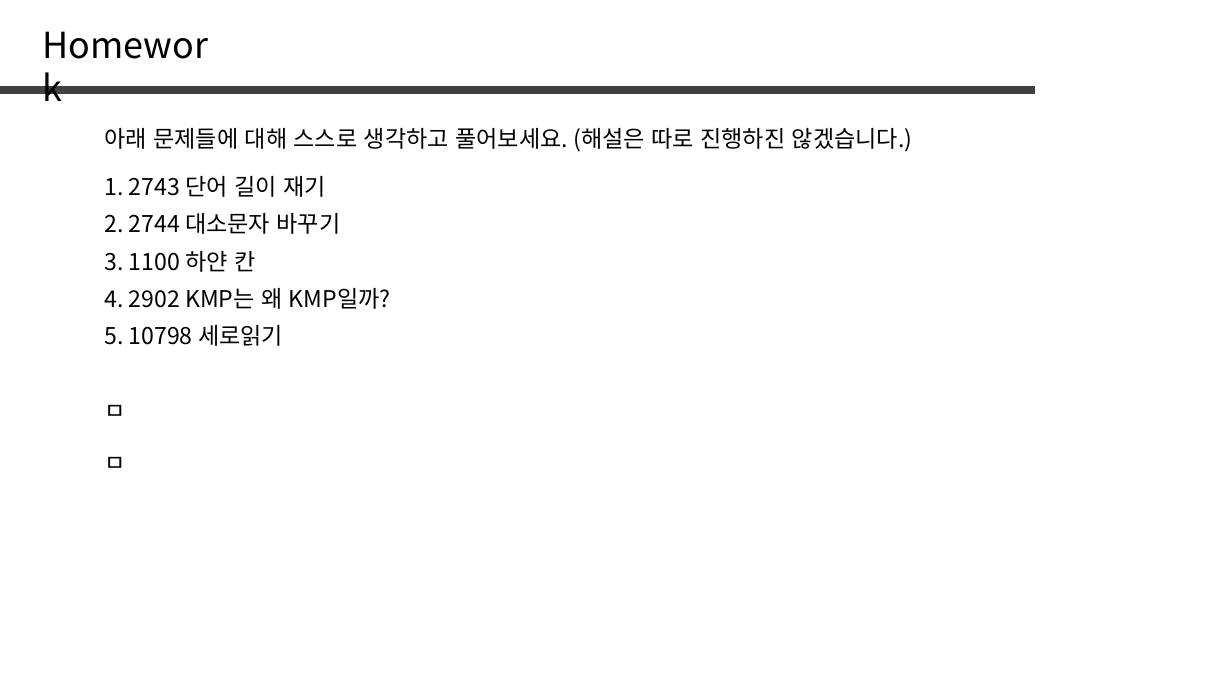
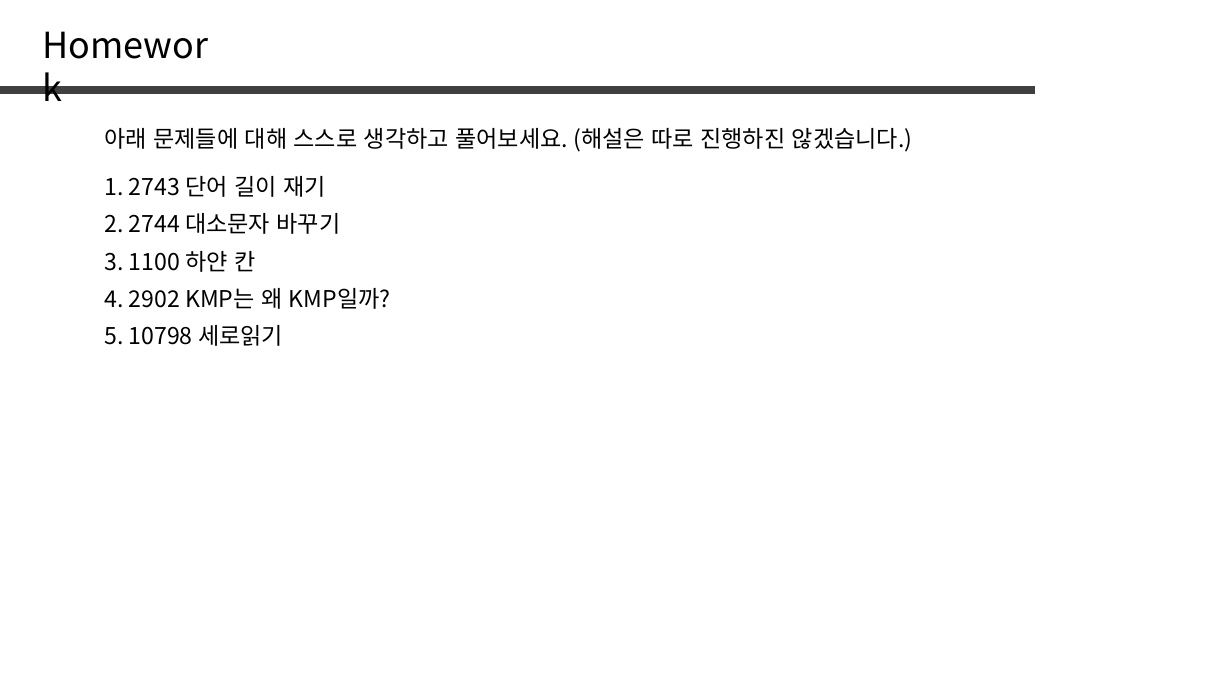
Before and after one commit to jaehoo1/PS-study, a slide deck: slide 29 of study/2_String.pptx (slide 26 before the commit). Drawn at 1232x693 pixels with LibreOffice and Linux fonts; fonts in the diff are those of the drawing. Boxes give left, top, right and bottom in pixels: in the first picture for what was removed or moved away, otherwise in the second. Text is boxed around its words. In the diff, an @@ line names an element or a change of style, - is before the commit and + after.

```diff
--- a/study/2_String.pptx
+++ b/study/2_String.pptx
@@ text removed at bbox=[104, 405, 125, 416] @@
-ㅁ
@@ text removed at bbox=[104, 457, 125, 468] @@
-ㅁ
```
Also in this commit, not shown: 2 other slides changed, 3 slides added.
